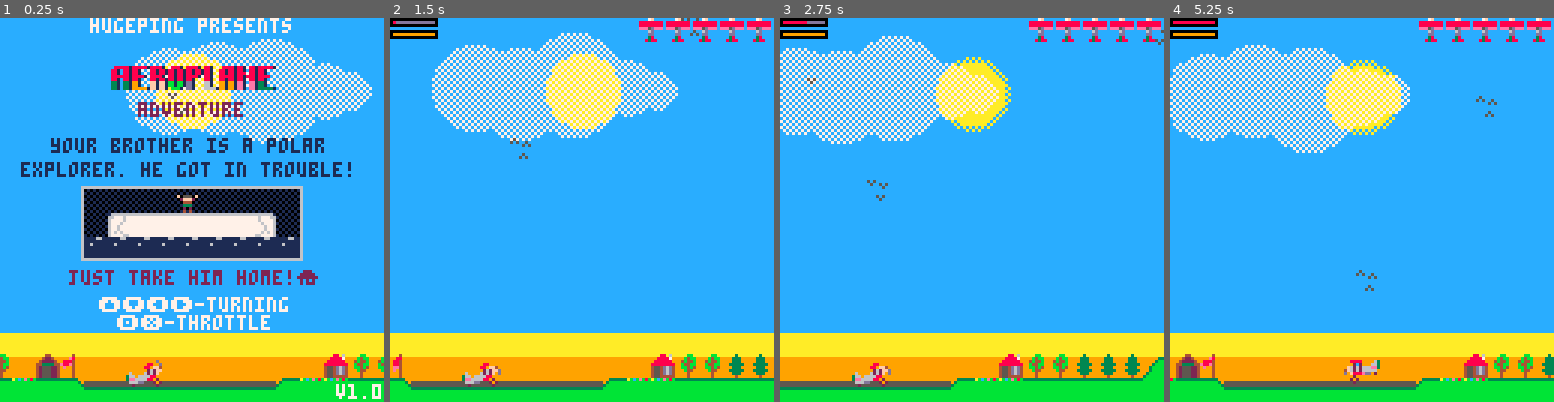
Above: before the commit, frames 1-4 (left to right).
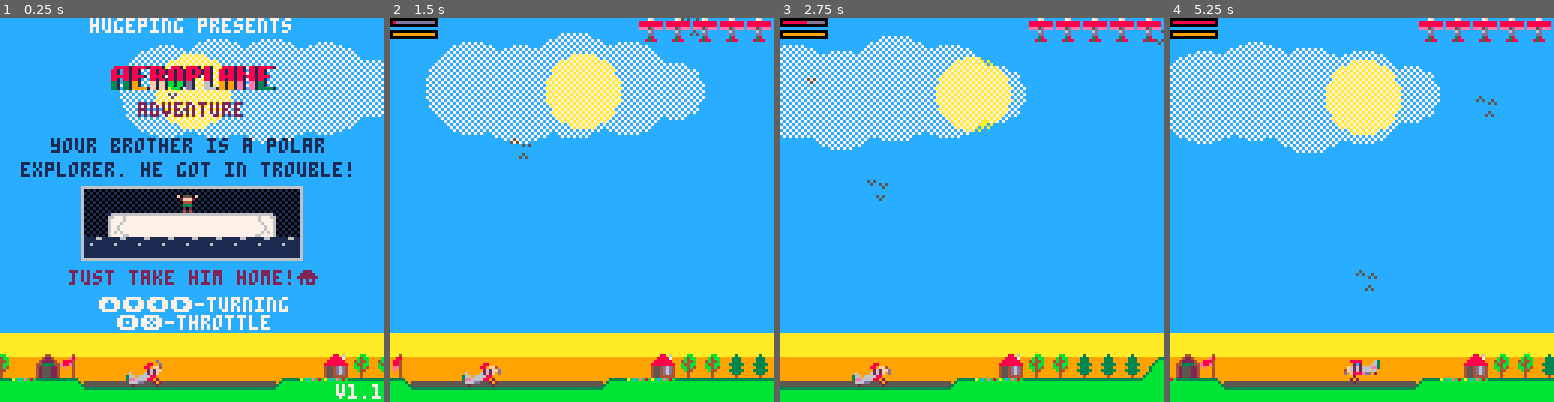
Above: after the commit, the same moments.

Repository: gl00my/pico8-games
Game: PICO-8 cartridge aadv.p8
The game is run twice, just before and just after one commit, with the same random seed, the same clock (stepped at 60 frames per second) and the same inputs.
Inputs:
- Up to frame 1 (0.25 s): no input
- Up to frame 2 (1.5 s): tap X (X key) at 0.33, 1.07 s; tap O (Z key) at 0.7 s
- Up to frame 3 (2.75 s): hold Right 1.6-2.1 s; tap O (Z key) at 1.7, 2.1, 2.5 s; tap X (X key) at 1.85 s; hold Up 2.15-2.42 s; hold Right from 2.47 s (still down)
- Up to frame 4 (5.25 s): tap O (Z key) every 0.4 s from 2.9 to 4.9 s; tap X (X key) at 2.97, 4.08, 5.2 s; release Right at 3.03 s; hold Left 3.08-3.58 s; hold Down 3.63-3.97 s; hold Right 4.02-4.68 s; hold Up 4.73-5.03 s; hold Left from 5.08 s (still down)

The runs differ from the first frame. In frame 1, 1.4% of the frame differs, in the area x 31-100%, y 5-99%; in frame 2, 1.5%, in the area x 9-83%, y 6-33%; in frame 3, 1.4%; in frame 4, 1.5%.

Commit message:
1.1: fmt, clouds shape, horizon

Diff:
--- a/aadv.p8
+++ b/aadv.p8
@@ -11,9 +11,9 @@
 	{3,9,9,1/16},--/
 	{5,9,9,1/8},--//
 
- {7,9,9,0},
- {9,9,9,0},
- {11,9,9,0},
+	{7,9,9,0},
+	{9,9,9,0},
+	{11,9,9,0},
 }
 
 turnl={6,7,8,-7,-6,-3}
@@ -25,7 +25,7 @@
 	if p>0 then
 		if (abs(p)>m) return m
 	else
-	 if (abs(p)>m) return -m
+		if (abs(p)>m) return -m
 	end
 	return p
 end
@@ -43,13 +43,13 @@
 end
 
 function cam(p)
- local d=xnorm(sx-rsx)
- d=alim(d,2)
- sx-=d
- if ending then
+	local d=xnorm(sx-rsx)
+	d=alim(d,2)
+	sx-=d
+	if ending then
 		rsx=0
 		return
- end
+	end
 	if p.dir>0 then
 		rsx=p.x+32
 	else
@@ -58,22 +58,22 @@
 end
 
 function mksafe()
-	 if safe and abs(xnorm(plane.x-safe.x)) < 64 then
-			return
-	 end
-	 safe={}
-	 for k,v in pairs(plane) do
-			safe[k]=v
-	 end
-	 safe.f=1
+	if safe and abs(xnorm(plane.x-safe.x)) < 64 then
+		return
+	end
+	safe={}
+	for k,v in pairs(plane) do
+		safe[k]=v
+	end
+	safe.f=1
 end
 
 function restore()
-	 plane={}
-	 for k,v in pairs(safe) do
-			plane[k]=v
-	 end
-	 sx=plane.x
+	plane={}
+	for k,v in pairs(safe) do
+		plane[k]=v
+	end
+	sx=plane.x
 end
 
 function plu(p)
@@ -83,48 +83,47 @@
 	if p.restore and tm%10==0 then
 		p.restore-=1
 		if (p.restore==0 and planes>0) restore()
-	 if p.restore==0 and planes==0 then
-	  gameover=1
-		 music(0)
-	 end
-	end
- p.x=xnorm(p.x)
- rsx,sx=xnorm(rsx),xnorm(sx)
+		if p.restore==0 and planes==0 then
+			gameover=1
+			music(0)
+		end
+	end
+	p.x=xnorm(p.x)
+	rsx,sx=xnorm(rsx),xnorm(sx)
 
 	local d=plane.dir>0 and 1 or -1
 
 	if p.crash and not p.stp then
 		if (p.smoke and (tm%15==0)) smk(p.x,p.y)
 
-	 if p.t>0 then p.t-=0.01 end
-	 local c=mm(p.x\8,(p.y)\8)
-	 if c==0 or fget(c,0) then
+		if p.t>0 then p.t-=0.01 end
+		local c=mm(p.x\8,(p.y)\8)
+		if c==0 or fget(c,0) then
 			p.y+=0
-	 else
-	  if not fget(c,2) then
-	 		mkexp(p.x,p.y)
-	 	else
-	 	 p.y+=2
-	   p.sink=1
-	   sfx(4)
-	 	end
-	 	planes-=1
- 		p.stp=true
-	  p.smoke=false
-	  p.restore=4
-  end
- end
- if p.sink then
+		else
+			if not fget(c,2) then
+				mkexp(p.x,p.y)
+			else
+				p.y+=2
+				p.sink=1
+				sfx(4)
+			end
+			planes-=1
+			p.stp=true
+			p.smoke=false
+			p.restore=4
+		end
+	end
+	if p.sink then
 		p.y=p.y+0.1
 		if p.sink>6 then
-		 p.sink=false
-		end
- end
+			p.sink=false
+		end
+	end
 	local o=pspr[abs(p.dir)]
 	local a=o[4]
 	if (d<0) a=0.5-a
 	local t=p.t^0.5
---	printh(p.dir)
 	if (abs(p.dir)==1) t=1
 	if (abs(p.dir)==2 and t<0.5) t=0.5
 	if p.turn then
@@ -134,66 +133,60 @@
 		p.t=p.t-0.01
 		if (p.t<0)p.t=0
 	else
-	 p.f-=p.t*0.001
-	 if (p.f<0)p.f=0
+		p.f-=p.t*0.001
+		if (p.f<0)p.f=0
 	end
 	local dx=1*cos(a)*(t)
 	local dy=1*sin(a)*(t)+(1-t)
--- local dv=(dx*dx+dy*dy)^0.5
---	dx=dv*cos(a)
---	dy=dv*sin(a)
- local colx=ceil(p.x+dx)
- local coly=ceil(p.y+dy)
- local colc=collision(colx,coly)
--- printh("colc:"..tostr(colc).." "..tostr(colx).." "..tostr(coly))
- local oland=p.land
- if (not p.turn) p.land=false
- if not p.stp and not p.land
-  and colc then
-  if fget(colc,1) and abs(p.dir)>2 and abs(p.dir)<5 then
-   -- p.y=coly\8*8-1
-  	p.dir=d>0 and 4 or -4
-  	p.land=true
+	local colx=ceil(p.x+dx)
+	local coly=ceil(p.y+dy)
+	local colc=collision(colx,coly)
+	local oland=p.land
+	if (not p.turn) p.land=false
+	if not p.stp and not p.land
+	and colc then
+		if fget(colc,1) and abs(p.dir)>2 and abs(p.dir)<5 then
+			-- p.y=coly\8*8-1
+			p.dir=d>0 and 4 or -4
+			p.land=true
 			p.repair = not fget(colc,3)
-	  p.smoke=false
-	  p.crash=false
-  	if (not oland) sfx(3)
-  else
- 		p.crash=1
+			p.smoke=false
+			p.crash=false
+			if (not oland) sfx(3)
+		else
+			p.crash=1
 			p.dir=1
 			if (d<0) p.dir=-1
 			p.turn=false
-	--		printh(tostr(colx).." "..tostr(coly))
---	  os.exit()
-		end
- end
-
- if not p.stp then
+		end
+	end
+
+	if not p.stp then
 		p.x+=dx
 		if (not p.land) p.y+=dy
 	end
 	if p.turn and tm%8==0 then
-  if p.turn==1 and abs(p.dir)!=3 then
-   if (abs(p.dir)<=2) d=-d
+		if p.turn==1 and abs(p.dir)!=3 then
+			if (abs(p.dir)<=2) d=-d
 			p.dir-=d
-  else
-		 p.turn+=1
-	  if p.turn>#turn then
-   	p.turn=false
-  	else
-  	 p.dir=turn[p.turn]
+		else
+			p.turn+=1
+			if p.turn>#turn then
+				p.turn=false
+			else
+				p.dir=turn[p.turn]
 			end
 		end
 	end
 	if (p.repair and p.t==0 and not p.crash) then
-	 if p.land then
-		 if (p.x<128 and p.x>-128 and friends>0) then
+		if p.land then
+			if (p.x<128 and p.x>-128 and friends>0) then
 				ending=1
 				friends=0
 				frnds={}
-		  music(1)
+				music(1)
 				frnd(p.x\8+1,6)
-		 elseif ending then
+			elseif ending then
 				ending+=1
 				if ending == 30 then
 					frnd(p.x\8+1,6)
@@ -202,33 +195,33 @@
 					mset(5,6,213)
 					if (tm%20==0) smk(5*8+10,64+6*8,-0.3)
 				end
-		 else
-	 		mksafe()
-	 	end
-	 end
+			else
+				mksafe()
+			end
+		end
 		p.f+=0.005
 		if (p.f>1) p.f=1
-	 for k,v in pairs(pl) do
+		for k,v in pairs(pl) do
 			safe[k]=v
-	 end
+		end
 	end
 	if tm%3==0 and
 		not p.land and
 		not p.turn and
 		(t<0.3 or p.y<8) and
  	abs(plane.dir)>1 then
- 	plane.dir-=d
- end
- if (p.crash or ending) return
+		plane.dir-=d
+	end
+	if (p.crash or ending) return
 	if not p.turn and
 		((btn(0) and p.dir>0) or
-		(btn(1) and p.dir<0)) then
-	  turn=d>0 and turnl or turnr
+			(btn(1) and p.dir<0)) then
+			turn=d>0 and turnl or turnr
 			p.turn=1
 	end
 	if p.f>0 then
 		if btn(4) or (btn(1) and d>0) or
-		 (btn(0) and d<0) then
+		(btn(0) and d<0) then
 			p.t+=0.02
 		elseif btn(5) then
 			p.t-=0.02
@@ -237,31 +230,31 @@
 	if (p.t>1) p.t=1
 	if (p.t<0) p.t=0
 	if not p.land and
-		tm%3==0 and not p.turn then
-	 if btn(2) and
+	tm%3==0 and not p.turn then
+		if btn(2) and
 	 	abs(p.dir)<5 and p.y>=8 then
- 		p.dir+=d
- 	elseif btn(3) and
+			p.dir+=d
+		elseif btn(3) and
  		abs(p.dir)>1 then
- 	 p.dir-=d
- 	end
- end
+			p.dir-=d
+		end
+	end
 end
 
 function pld(p)
-  local fl=false
-  local n=abs(p.dir)
-  if (p.dir<0) fl=true
-		local s=pspr[n]
-		local w=flr(tm/(4-p.t^0.5*3)%2)
-  if (p.crash) w=0
-	 if(w==1 and p.t>0.01)sfx(0)
-		local x=s[2]
-		if (fl) x=16-x
-		spr(s[1]+w*32,
-			tos(p.x-x),
-			p.y-s[3],
-			2,2,fl)
+	local fl=false
+	local n=abs(p.dir)
+	if (p.dir<0) fl=true
+	local s=pspr[n]
+	local w=flr(tm/(4-p.t^0.5*3)%2)
+	if (p.crash) w=0
+	if(w==1 and p.t>0.01)sfx(0)
+	local x=s[2]
+	if (fl) x=16-x
+	spr(s[1]+w*32,
+	    tos(p.x-x),
+	    p.y-s[3],
+	    2,2,fl)
 end
 
 function cld(r,x,y)
@@ -270,19 +263,24 @@
 	local x2=0
 	x,y=0,0
 	for i=1,rnd(2)+2 do
-	 x+=r1
-	 x2-=r2
-	 r1=r1*(0.5+rnd(0.5))
-	 r2=r2*(0.5+rnd(0.5))
+		x+=r1
+		x2-=r2
+		if i==1 then
+			r1=r1*(0.8+rnd(0.2))
+			r2=r2*(0.8+rnd(0.2))
+		else
+			r1=r1*(0.5+rnd(0.5))
+			r2=r2*(0.5+rnd(0.5))
+		end
 		add(c,{x,y,r1,rnd(1)})
 		add(c,{x2,y,r2,rnd(1)})
 	end
 	c.d=(flr(rnd(2)) == 1) and 1 or -1
- c.f=(flr(rnd(3)) == 1) and true or false
- if (c.f and c.y<r)c.y=r+8
- if c.f and abs(xnorm(c.x-plane.x)) < 128 then
-   c.f=false
- end
+	c.f=(flr(rnd(3)) == 1) and true or false
+	if (c.f and c.y<r)c.y=r+8
+	if c.f and abs(xnorm(c.x-plane.x)) < 128 then
+		c.f=false
+	end
 	return c
 end
 
@@ -291,10 +289,10 @@
 end
 
 function flash(x,y,l)
- if l<=0 then
+	if l<=0 then
 		return
- end
- l-=1
+	end
+	l-=1
 	local c=mm(x\8,y\8)
 	if c!=0 or y>128 then
 		return
@@ -302,57 +300,57 @@
 	local dy=16+rnd(16)
 	local dx=rnd(32)-16
 	if hitbox(plane.x,plane.y,
-		x-16,y,32,32) then
+		  x-16,y,32,32) then
 		dx=plane.x-x
 		dy=plane.y-y
 		l=0
 		if not plane.land then
- 	 plane.crash=1
- 	 plane.smoke=true
- 	end
+			plane.crash=1
+			plane.smoke=true
+		end
 	elseif hitbox(plane.x,plane.y,x,y,dx,dy) then
-	 if not plane.land then
- 	 plane.crash=1
-  	plane.smoke=true
+		if not plane.land then
+			plane.crash=1
+			plane.smoke=true
 		end
 	end
 
 	fillp(0xffff)
 	line(tos(x),y,tos(x+dx),y+dy,0x77)
- flash(x+dx,y+dy,l)
+	flash(x+dx,y+dy,l)
 end
 
 function cldd(c)
 	local x=tos(c.x)
- if x<-64 or x>192 then
- 	return
- end
- fillp(0b0101101001011010.1)
+	if x<-64 or x>192 then
+		return
+	end
+	fillp(0b0101101001011010.1)
 	if c.flash then
-  if (c.flash==1)sfx(5)
+		if (c.flash==1)sfx(5)
 		c.flash+=1
 		local cl=c[flr(rnd(#c))+1]
-	 flash(c.x+cl[1],c.y+cl[2],#cl)
+		flash(c.x+cl[1],c.y+cl[2],#cl)
 		if (c.flash>4) c.flash=false
 
 	end
 
 	for v in all(c) do
 		circfill(x+v[1],
-			c.y+v[2]+sin(v[4])*v[3]\8,
-			v[3],c.flash and 0xff or c.f and 0xc5 or 0xc7)
+			 c.y+v[2]+sin(v[4])*v[3]\8,
+			 v[3],c.flash and 0xff or c.f and 0xc5 or 0xc7)
 	end
 end
 
 function cldm(c)
- local seen
+	local seen
 	c.x+=c.d*rnd(0.5)
 	c.x=xnorm(c.x)
 	for v in all(c) do
 		v[4]+=rnd(0.01)
 	end
 	if c.f and not c.flash
-	 and tm%30==0 and rnd(100)<30 then
+	and tm%30==0 and rnd(100)<30 then
 		c.flash=1
 	end
 	return seen
@@ -362,11 +360,11 @@
 smks={}
 
 function smkd(v)
-		local x=tos(v.x)
-  if x<-16 or x>132 then
-			return
-  end
-  if (v.r>2) circ(x-4,v.y,v.r-1,0)
+	local x=tos(v.x)
+	if x<-16 or x>132 then
+		return
+	end
+	if (v.r>2) circ(x-4,v.y,v.r-1,0)
 end
 
 function bird(x,y)
@@ -378,18 +376,18 @@
 end
 function bald(v)
 	local x=tos(v.x)
- if x<-16 or x>132 then
+	if x<-16 or x>132 then
 		return
- end
- spr(207,x+4,v.y-8,1,2)
+	end
+	spr(207,x+4,v.y-8,1,2)
 end
 
 function birdd(v)
-		local x=tos(v.x)
-  if x<-16 or x>132 then
-			return
-  end
-		spr(v.spr+16*flr(tm/4%2),tos(v.x-4),v.y-4)
+	local x=tos(v.x)
+	if x<-16 or x>132 then
+		return
+	end
+	spr(v.spr+16*flr(tm/4%2),tos(v.x-4),v.y-4)
 end
 
 frnds={}
@@ -402,27 +400,27 @@
 	local a={212,228,244,228}
 	local b={244,229,244,245}
 
- if tos(v.x)<-16 or
+	if tos(v.x)<-16 or
  	tos(v.x)>140 then
- 	return true
- end
- if ending or (plane.land and
- 	abs(xnorm(v.x-plane.x))<64) then
-  if (tm%2!=0) return true
-  if not ending and abs(xnorm(v.x-plane.x))<=2 then
-		 friends+=1
-		 sfx(6)
+		return true
+	end
+	if ending or (plane.land and
+		      abs(xnorm(v.x-plane.x))<64) then
+		if (tm%2!=0) return true
+		if not ending and abs(xnorm(v.x-plane.x))<=2 then
+			friends+=1
+			sfx(6)
 			return false
-  end
-  v.spr=b[v.step]
- 	local dx=xnorm(v.x-plane.x)>0 and -1 or 1
+		end
+		v.spr=b[v.step]
+		local dx=xnorm(v.x-plane.x)>0 and -1 or 1
 		if (ending) dx=1
 		v.x+=dx
 		if (ending and v.x>40) return
- 	v.step+=1
- 	if (v.step>4) v.step=1
+			v.step+=1
+		if (v.step>4) v.step=1
 		return true
- end
+	end
 
 	if (tm%5==0) v.step+=1
 	if (v.step>4) v.step=1
@@ -441,95 +439,95 @@
 crashes={}
 
 function start()
- if (not ending) music(1)
- for v in all(crashes) do
+	if (not ending) music(1)
+	for v in all(crashes) do
 		mm(v[2],v[3],v[1])
- end
- crashes={}
+	end
+	crashes={}
 	plane={x=-18,
-		y=120,dir=4,
-		t=0,f=1,true,land=true,turn=false}
+	       y=120,dir=4,
+	       t=0,f=1,true,land=true,turn=false}
 	planes=5
 	friends=0
 	tm=0
- sun=24
- sx,sy=plane.x,64
- rsx,rsy=sx,64
-
- clds={}
- birds={}
+	sun=24
+	sx,sy=plane.x,64
+	rsx,rsy=sx,64
+
+	clds={}
+	birds={}
 	frnds={}
- bals={}
+	bals={}
 
 	mksafe()
- frnd(126+256,6)
- for i=1,7 do
+	frnd(126+256,6)
+	for i=1,7 do
 		add(bals,bal(3*i*128+64,rnd(64)))
 		add(bals,bal(-4*i*128-64,rnd(64)))
- end
+	end
 	for i=1,32 do
 		add(clds,cld(rnd(10)+8,
-			rnd(6144)-3072,rnd(64)))
+			     rnd(6144)-3072,rnd(64)))
 	end
 	for i=1,32 do --60
 		add(birds,bird(rnd(6144)-3072,
-			rnd(64)))
+			       rnd(64)))
 	end
 end
 
 frames=0
 function movie(x,y)
-	 clip(x,y,48,48)
-		rectfill(x,y,x+48,y+48,0x11)
-
-		for i=0,5 do
-		 spr(89,x+i*8,y+32)
-		 spr(89,x+i*8,y+40)
-		end
-		for i=1,5 do
-		 spr(227,x+i*8,y+40)
-		end
-		spr(211,x,y+40)
-		local a={244,245,244,229}
-		spr(a[(frames%4)+1],x+54-frames,y+38)
-		frames+=1
-		if (frames==40) then
-		 frames-=1
-		end
-		clip()
+	clip(x,y,48,48)
+	rectfill(x,y,x+48,y+48,0x11)
+
+	for i=0,5 do
+		spr(89,x+i*8,y+32)
+		spr(89,x+i*8,y+40)
+	end
+	for i=1,5 do
+		spr(227,x+i*8,y+40)
+	end
+	spr(211,x,y+40)
+	local a={244,245,244,229}
+	spr(a[(frames%4)+1],x+54-frames,y+38)
+	frames+=1
+	if (frames==40) then
+		frames-=1
+	end
+	clip()
 end
 
 
 function _init()
- title=true
+	title=true
 	start()
--- movie(40,40)
+	-- movie(40,40)
 end
 
 function hitbox(x,y,xx,yy,ww,hh)
- if x>1536 then
- 	x-=1536
- 	xx-=1536
- elseif x<-1536 then
- 	x+=1536
- 	xx+=1536
- end
+	if x>1536 then
+		x-=1536
+		xx-=1536
+	elseif x<-1536 then
+		x+=1536
+		xx+=1536
+	end
 	if x>=xx and y>=yy
-	 and x<xx+ww and y<yy+hh then
+	and x<xx+ww and y<yy+hh then
 	 	return true
 	end
 end
 
 function hit(x,y,xx,yy,ww,hh)
- if x>1536 then
- 	x-=1536
- 	xx-=1536
- elseif x<-1536 then
- 	x+=1536
- 	xx+=1536
- end
+	if x>1536 then
+		x-=1536
+		xx-=1536
+	elseif x<-1536 then
+		x+=1536
+		xx+=1536
+	end
 	if x>xx-ww and y>yy-hh
-	 and x<xx+ww and y<yy+hh then
+	and x<xx+ww and y<yy+hh then
 	 	return true
 	end
 end
@@ -545,55 +543,55 @@
 end
 
 function balm(v)
- if v.crash then
+	if v.crash then
 		v.y+=v.crash
-  v.crash+=0.01
-  if mm(v.x\8,(v.y+3)\8)!=0 or v.y>128 then
-		 mkexp(v.x,v.y)
- 		return false
-  end
+		v.crash+=0.01
+		if mm(v.x\8,(v.y+3)\8)!=0 or v.y>128 then
+			mkexp(v.x,v.y)
+			return false
+		end
 		return true
- end
- if tm%1==0 then
-  v.a=alim(v.a+rnd(0.1)-0.05,1)
-	end
- local dx=cos(v.a)*rnd(0.7)
- local dy=sin(v.a)*rnd(0.7)
- if v.y+dy<=0 or mm((v.x+dx)\8,(v.y+6+dy)\8)!=0 or v.y>128 then
-  v.a=rnd(1)
- else
-  v.x+=dx
-  v.y+=dy
- end
+	end
+	if tm%1==0 then
+		v.a=alim(v.a+rnd(0.1)-0.05,1)
+	end
+	local dx=cos(v.a)*rnd(0.7)
+	local dy=sin(v.a)*rnd(0.7)
+	if v.y+dy<=0 or mm((v.x+dx)\8,(v.y+6+dy)\8)!=0 or v.y>128 then
+		v.a=rnd(1)
+	else
+		v.x+=dx
+		v.y+=dy
+	end
 
 	if not plane.land and hitbox(plane.x,plane.y,
-		v.x-4,v.y-9,10,16) then
+				     v.x-4,v.y-9,10,16) then
 		plane.crash=1
-  plane.smoke=true
-	 sfx(1)
-	 mkexp(plane.x,plane.y)
-	 v.crash=0.5
- end
+		plane.smoke=true
+		sfx(1)
+		mkexp(plane.x,plane.y)
+		v.crash=0.5
+	end
 	return true
 end
 
 function birdm(v)
 	local xx,yy=v.x+v.s*cos(v.d),
-		v.y+v.s*sin(v.d)
+	v.y+v.s*sin(v.d)
 	local c=mm(xx\8,yy\8)
 	if (yy<0 or yy>128) c=1
 	if c==0 then
 		v.x,v.y=xnorm(xx),yy
 	else
-	 v.d=rnd(1)
-	 v.s=rnd(0.8)+0.4
+		v.d=rnd(1)
+		v.s=rnd(0.8)+0.4
 	end
 	if not plane.land and
-	 not plane.stp and
-		hit(v.x,v.y,plane.x,plane.y,4,4) then
+		not plane.stp and
+	hit(v.x,v.y,plane.x,plane.y,4,4) then
 		plane.crash=1
-  plane.smoke=true
-	 sfx(1)
+		plane.smoke=true
+		sfx(1)
 		return false
 	end
 	return true
@@ -602,12 +600,12 @@
 function expm(v)
 	v.t+=1
 	for e in all(v) do
-  local s=5/v.t
+		local s=5/v.t
 		e.x+=s*cos(e.a)
 		e.y+=s*sin(e.a)
 		e.y+=v.t/10
 	end
- if (v.t>10) return false
+	if (v.t>10) return false
 	return true
 end
 
@@ -618,60 +616,60 @@
 end
 
 function _update()
- if type(title)=='number' and title<0 then
+	if type(title)=='number' and title<0 then
 		title+=1
 		if (title==0) then
 			title=false
-		 music(-1)
-		end
- end
- if title and (btnp(4) or btnp(5)) then
+			music(-1)
+		end
+	end
+	if title and (btnp(4) or btnp(5)) then
 		title=-10
 		return
- end
- if gameover then
-		 gameover+=1
-	end
- if (gameover or ending) and (btnp(4) or btnp(5)) then
-  if ending and ending<200 then
-   return
-  end
-  if (gameover and gameover<30) return
-		gameover=false
-	 start()
-	 title=true
+	end
+	if gameover then
+		gameover+=1
+	end
+	if (gameover or ending) and (btnp(4) or btnp(5)) then
+		if ending and ending<200 then
+			return
+		end
+		if (gameover and gameover<30) return
+			gameover=false
+		start()
+		title=true
 		ending=false
-	 return
- end
- if (tm%5==0 and sun<164 and not title) sun+=0.1
- tm+=1
- for v in all(clds) do
+		return
+	end
+	if (tm%5==0 and sun<164 and not title) sun+=0.1
+	tm+=1
+	for v in all(clds) do
 		cldm(v)
- end
- ff={}
- for v in all(frnds) do
+	end
+	ff={}
+	for v in all(frnds) do
 		if (frndm(v)) add(ff,v)
- end
- frnds=ff
- local e={}
- for v in all(exp) do
+	end
+	frnds=ff
+	local e={}
+	for v in all(exp) do
 		if (expm(v)) add(e,v)
- end
- exp=e
- local b={}
- for v in all(birds) do
+	end
+	exp=e
+	local b={}
+	for v in all(birds) do
 		if (birdm(v)) add(b,v)
- end
- birds=b
- local bb={}
- for v in all(bals) do
+	end
+	birds=b
+	local bb={}
+	for v in all(bals) do
 		if (balm(v)) add(bb,v)
- end
- bals=bb
+	end
+	bals=bb
 	local sm={}
- for v in all(smks) do
+	for v in all(smks) do
 		if (smkm(v)) add(sm,v)
- end
+	end
 	smks=sm
 	plu(plane)
 	cam(plane)
@@ -684,12 +682,12 @@
 	if #sts==0 then
 		for i=1,40 do
 			add(sts,{x=rnd(128),
-				y=rnd(128),
-				c=flr(rnd(15)+1)})
+				 y=rnd(128),
+				 c=flr(rnd(15)+1)})
 		end
 	end
 	if (not blink and tm%30==0) blink=flr(rnd(#sts))+1
- if (blink) sts[blink].b=1
+	if (blink) sts[blink].b=1
 	fillp(0)
 	for v in all(sts) do
 		if (v.y<yy) pset(v.x,v.y,v.b or v.c)
@@ -699,42 +697,42 @@
 end
 
 function sky()
- fillp(0b1010010110100101)
- if sun>55 then
- 	local sl=64*(((sun-55)/55)^2)
-	 rectfill(0,0,128,sl,0x11)
-	 rectfill(0,sl-16,128,sl-8,0xc1)
-	 rectfill(0,sl-8,128,sl,0xc6)
-	 stars(sl-24)
-	end
- fillp(0b1010010110100101.1)
- circfill(64,sun,12,0x0a)
+	fillp(0b1010010110100101)
+	if sun>55 then
+		local sl=64*(((sun-55)/55)^2)
+		rectfill(0,0,128,sl,0x11)
+		rectfill(0,sl-16,128,sl-8,0xc1)
+		rectfill(0,sl-8,128,sl,0xc6)
+		stars(sl-24)
+	end
+	fillp(0b1010010110100101.1)
+	circfill(64,sun,12,0x0a)
 	fillp(0xffff)
- circfill(64,sun,10,0xaa)
- fillp(0b1111111111111111)
--- rectfill(0,0,128,16,0xc1)
-	if sx<(100+128)*8  and
-	   sx>(-(100+128)*8) then
-	 rectfill(0,105,128,112,0xaa)
-	 rectfill(0,113,128,128,0x99)
+	circfill(64,sun,10,0xaa)
+	fillp(0b1111111111111111)
+	-- rectfill(0,0,128,16,0xc1)
+	if sx<(100+128)*8 and
+	sx>(-(100+128)*8) and sun<130 then
+		rectfill(0,105,128,112,0xaa)
+		rectfill(0,113,128,128,0x99)
 	else
-  fillp(0b1010010110100101)
-	 rectfill(0,105,128,112,0xdd)
-	 rectfill(0,113,128,128,0x1d)
- end
+		fillp(0b1010010110100101)
+		rectfill(0,105,128,112,0xdd)
+		rectfill(0,113,128,128,0x1d)
+	end
 end
 
 function hud()
 	if (title) return
- fillp(0xffff)
-
- rect(0,0,15,2,0x00)
- line(1,1,14,1,0xdd)
- line(1,1,1+ceil(13*plane.t),1,0x88)
-
- rect(0,4,15,6,0x00)
- line(1,5,14,5,0xdd)
- line(1,5,1+ceil(13*plane.f),5,0x99)
+		fillp(0xffff)
+
+	rect(0,0,15,2,0x00)
+	line(1,1,14,1,0xdd)
+	line(1,1,1+ceil(13*plane.t),1,0x88)
+
+	rect(0,4,15,6,0x00)
+	line(1,5,14,5,0xdd)
+	line(1,5,1+ceil(13*plane.f),5,0x99)
 
 	for i=1,planes do
 		spr(196,128-9*i,0)
@@ -742,8 +740,8 @@
 	for i=1,friends do
 		spr(244,128-9*i,8)
 	end
---	print(plane.t,0,6,4)
--- print(plane.land,0,12,4)
+	--	print(plane.t,0,6,4)
+	-- print(plane.land,0,12,4)
 end
 local anims={
 	[75]={92,15},
@@ -756,17 +754,16 @@
 	[239]={255,20},
 }
 function anim(c)
- local a=c and anims[c]
+	local a=c and anims[c]
 	if a then
-			if (tm\a[2]%2==0)return a[1]
+		if (tm\a[2]%2==0)return a[1]
 	end
 	return c
 end
 
 function mm(xc,yc,v)
---	printh("cell1:"..tostr(xc).." "..tostr(yc))
 	if (yc<8 or yc>15) return 0
- while (xc>=768) xc-=768
+	while (xc>=768) xc-=768
 	yc-=8
 	if xc<0 then
 		xc+=768
@@ -776,16 +773,15 @@
 		xc-=128
 	end
 	if v then
-	 mset(xc,yc,v)
+		mset(xc,yc,v)
 	else
---	 printh("cell:"..tostr(xc).." "..tostr(yc))
-  local c=mget(xc,yc)
+		local c=mget(xc,yc)
 		return anim(c),c
- end
+	end
 end
 
 function mkexp(x,y)
- local e={t=0}
+	local e={t=0}
 	for i=1,rnd(3)+5 do
 		add(e,{spr=98+abs(rnd(5)),x=x,y=y,a=rnd(1)})
 	end
@@ -794,20 +790,20 @@
 end
 
 function collision(x,y)
- local xx,yy=x\8,y\8
- c=mm(xx,yy)
+	local xx,yy=x\8,y\8
+	c=mm(xx,yy)
 	if (c==0) return
 	if sget((c%16)*8+x%8,
 		c\16*8+(y%8))==0 then
 		return
 	end
 	if fget(c,0) then
-	 local c,rc=mm(xx,yy)
-	 add(crashes,{rc,xx,yy})
- 	mm(xx,yy,0)
+		local c,rc=mm(xx,yy)
+		add(crashes,{rc,xx,yy})
+		mm(xx,yy,0)
 		mkexp(xx*8+4,yy*8+4)
 	end
- return c
+	return c
 end
 
 function scene(x,y,f)
@@ -819,62 +815,62 @@
 	y=y\8
 	for yy=8,16 do
 		for xx=0,16 do
-   local c,rc=mm(x+xx,y+yy)
-   if (c!=0 and (not f or f==rc)) spr(c,xx*8-dx,yy*8+dy)
+			local c,rc=mm(x+xx,y+yy)
+			if (c!=0 and (not f or f==rc)) spr(c,xx*8-dx,yy*8+dy)
 		end
 	end
 end
 
 function help(x,y)
 	print("your brother is a polar",x+16,y,1)
- print("explorer. he got in trouble!",x+6,y+8)
+	print("explorer. he got in trouble!",x+6,y+8)
 	fillp(0b1010010110100101)
 	x+=3
 	y+=1
 	rectfill(x+24,y+16,x+95,y+32,0x10)
 	for i=0,8 do
-	 local c=0
-	 if (i==1)c=211
-	 if (i==7)c=243
-	 if (i>1 and i<7)c=227
+		local c=0
+		if (i==1)c=211
+		if (i==7)c=243
+		if (i>1 and i<7)c=227
 		if (c>0) spr(c,x+8*i+24,y+24)
 	end
 	for i=0,8 do
 		spr(89,x+8*i+24,y+32)
 	end
 	spr(212,x+54,y+16)
- fillp(0)
- line(27,y+15,100,y+15,6)
- line(27,y+15+24,100,y+15+24)
- line(27,y+15,27,y+15+24)
- line(100,y+15,100,y+15+24)
+	fillp(0)
+	line(27,y+15,100,y+15,6)
+	line(27,y+15+24,100,y+15+24)
+	line(27,y+15,27,y+15+24)
+	line(100,y+15,100,y+15+24)
 	if tm\15%2==1 then
-	 print("sos!",x+64,y+17,6)
+		print("sos!",x+64,y+17,6)
 	end
 	x-=3
- print("just take him home!⌂",x+22,y+43,2)
- print("⬆️⬇️⬅️➡️-turning",x+32,y+52,7)
- print("🅾️❎-throttle",x+38,y+58)
- print("hugeping presents",30,0)
-	print("v1.0",112,122)
+	print("just take him home!⌂",x+22,y+43,2)
+	print("⬆️⬇️⬅️➡️-turning",x+32,y+52,7)
+	print("🅾️❎-throttle",x+38,y+58)
+	print("hugeping presents",30,0)
+	print("v1.1",112,122)
 end
 
 function _draw()
 	cls(12)
 	sky()
- scene(sx,sy)
- for v in all(frnds) do
-	 frndd(v)
- end
- for v in all(bals) do
-	 bald(v)
- end
+	scene(sx,sy)
+	for v in all(frnds) do
+		frndd(v)
+	end
+	for v in all(bals) do
+		bald(v)
+	end
 	pld(plane)
- for v in all(birds) do
-	 birdd(v)
+	for v in all(birds) do
+		birdd(v)
 	end
 	for v in all(exp) do
-	 expd(v)
+		expd(v)
 	end
 	for v in all(clds) do
 		cldd(v)
@@ -885,14 +881,14 @@
 	hud()
 	scene(sx,sy,89)
 	if ending then
-		 local y=128-ending\2
-		 if (y<54)y=54
-			print("the end!",50,y,7)
+		local y=128-ending\2
+		if (y<54)y=54
+		print("the end!",50,y,7)
 	end
 	if title then
 		spr(200,36,16,7,1)
-	 print("adventure",46,28,2)
-	 help(1,40)
+		print("adventure",46,28,2)
+		help(1,40)
 	end
 	if gameover then
 		print("game over!",45,63,7)
